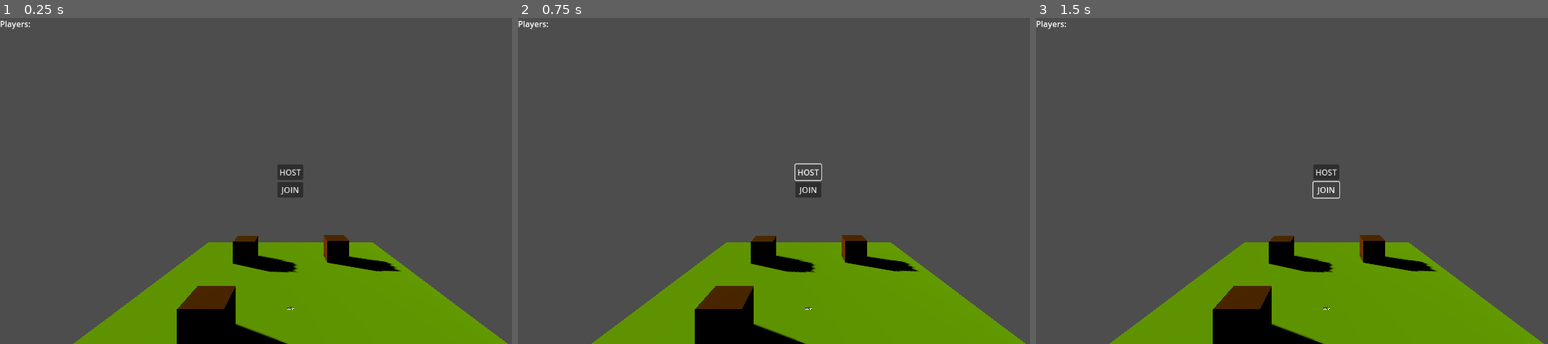
Above: before the commit, frames 1-3 (left to right).
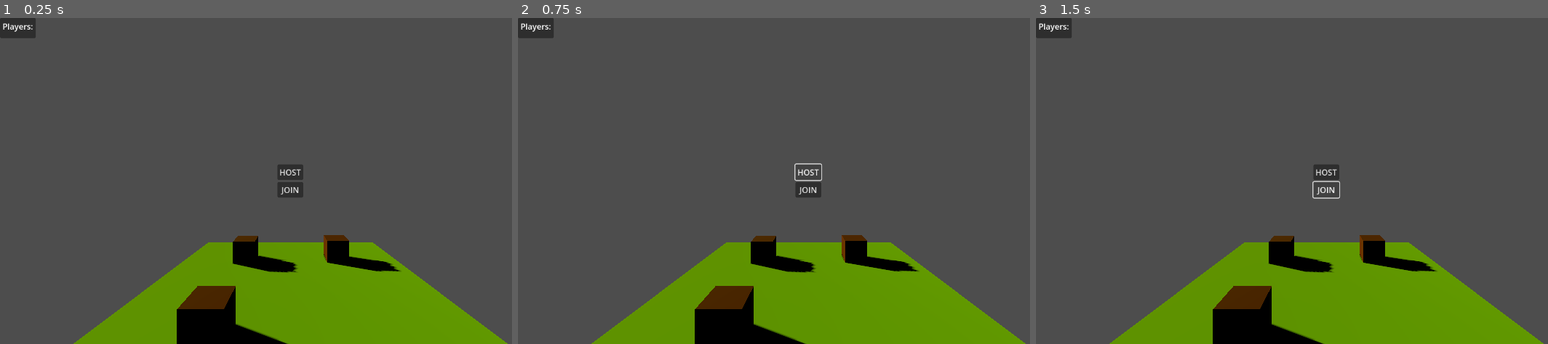
Above: after the commit, the same moments.

Repository: Gsiniguez/godot-testing
Game: Godot game, scene res://game.tscn
The game is run twice, just before and just after one commit, with the same random seed, the same clock (stepped at 60 frames per second) and the same inputs.
Inputs:
- Up to frame 1 (0.25 s): no input
- Up to frame 2 (0.75 s): click "HOST" at 0.5 s
- Up to frame 3 (1.5 s): click "JOIN" at 1.25 s

The runs differ from the first frame. In frame 1, 0.4% of the frame differs, in the area x 0-58%, y 0-90%; in frame 2, 0.4%; in frame 3, 0.4%.

Commit message:
third commit

Diff:
--- a/game.tscn
+++ b/game.tscn
@@ -4,7 +4,7 @@
 [ext_resource type="PackedScene" uid="uid://phjn4phsc3m2" path="res://maps/mapa_1.tscn" id="1_wodls"]
 [ext_resource type="PackedScene" uid="uid://dnw5dc1n6gn58" path="res://objects/camera/camera.tscn" id="3_8fxl2"]
 
-[node name="Game" type="Node3D"]
+[node name="Game" type="Node"]
 
 [node name="Network" parent="." instance=ExtResource("1_1mya3")]
 
--- a/maps/mapa_1.tscn
+++ b/maps/mapa_1.tscn
@@ -26,5 +26,20 @@
 transform = Transform3D(1, 0, 0, 0, 1, 0, 0, 0, 1, 0, 2, 6)
 script = ExtResource("3_58l8c")
 
-[node name="Label" type="Label3D" parent="Spawner"]
-text = "ASD"
+[node name="PanelContainer" type="PanelContainer" parent="."]
+offset_right = 40.0
+offset_bottom = 40.0
+
+[node name="MarginContainer" type="MarginContainer" parent="PanelContainer"]
+layout_mode = 2
+theme_override_constants/margin_left = 5
+theme_override_constants/margin_top = 5
+theme_override_constants/margin_right = 5
+theme_override_constants/margin_bottom = 5
+
+[node name="Players" type="VBoxContainer" parent="PanelContainer/MarginContainer"]
+layout_mode = 2
+
+[node name="Label" type="Label" parent="PanelContainer/MarginContainer/Players"]
+layout_mode = 2
+text = "Players:"
--- a/maps/spawner.gd
+++ b/maps/spawner.gd
@@ -1,12 +1,14 @@
 extends Node3D
 
-var local_player_character
+var Player = preload("res://player/player.tscn")
+@onready var players = $"../PanelContainer/MarginContainer/Players"
 
 func _on_network_player_spawned(peer_id):
-	print(multiplayer.get_unique_id()," _on_network_player_spawned ",peer_id )
-	var player_character = preload("res://player/player.tscn").instantiate()
-	player_character.set_multiplayer_authority(peer_id)
-	$Label.add_child(player_character)
-	$Label.text = str(get_multiplayer_authority())
-	if peer_id == multiplayer.get_unique_id():
-		local_player_character = player_character
+	var player = Player.instantiate()
+	player.set_multiplayer_authority(peer_id)
+	player.name = str(peer_id)
+	add_child(player)
+	var lab = Label.new()
+	lab.text = str(peer_id)
+	lab.name = str(peer_id)
+	players.add_child(lab)
--- a/network/network.gd
+++ b/network/network.gd
@@ -1,12 +1,11 @@
 extends Node
+
+signal player_spawned
 
 const PORT = 3005
 
+var peer = ENetMultiplayerPeer.new()
 var connected_peer_ids = []
-
-signal player_spawned
-
-var local_player_character
 
 # Called when the node enters the scene tree for the first time.
 func _ready():
@@ -16,8 +15,8 @@
 
 
 func _on_host_pressed():
-	var peer = ENetMultiplayerPeer.new()
 	peer.create_server(PORT)
+	multiplayer.multiplayer_peer = peer
 
 	if peer.get_connection_status() == MultiplayerPeer.CONNECTION_DISCONNECTED:
 		OS.alert("Error al iniciar servidor dedicado")
@@ -27,20 +26,18 @@
 	peer.peer_connected.connect(_on_peer_connected)
 	peer.peer_disconnected.connect(_on_peer_disconnected)
 
-	multiplayer.multiplayer_peer = peer
-	emit_signal("player_spawned", 1)
-	connected_peer_ids.append(peer.get_unique_id())
+	emit_signal("player_spawned", multiplayer.get_unique_id())
+	connected_peer_ids.append(multiplayer.get_unique_id())
 	$NetworkUI.hide()
 
 func _on_join_pressed():
-	var peer = ENetMultiplayerPeer.new()
 	peer.create_client("127.0.0.1", PORT)
+	multiplayer.multiplayer_peer = peer
 
 	if peer.get_connection_status() == MultiplayerPeer.CONNECTION_DISCONNECTED:
 		OS.alert("Error al conectarse al servidor deidcado")
 		return
 
-	multiplayer.multiplayer_peer = peer
 	$NetworkUI.hide()
 
 
@@ -50,19 +47,17 @@
 	rpc("add_player", new_peer_id)
 	rpc_id(new_peer_id, "add_others_players", connected_peer_ids)
 	#SERVER
-	#emit_signal("player_spawned", new_peer_id)
+	emit_signal("player_spawned", new_peer_id)
 
 @rpc
 func add_player(new_peer_id):
 	connected_peer_ids.append(new_peer_id)
 	emit_signal("player_spawned", new_peer_id)
 
-	$NetworkUI/Players/Label.text += ' ' + str(new_peer_id)
 
 @rpc
 func add_others_players(peer_ids):
 	for peer_id in peer_ids:
-		connected_peer_ids.append(peer_id)
 		emit_signal("player_spawned", peer_id)
 
 func _on_peer_disconnected(new_peer_id):
--- a/network/network.tscn
+++ b/network/network.tscn
@@ -8,15 +8,6 @@
 
 [node name="NetworkUI" parent="." instance=ExtResource("2_qrhlr")]
 
-[node name="Players" type="VBoxContainer" parent="NetworkUI"]
-layout_mode = 0
-offset_right = 40.0
-offset_bottom = 40.0
-
-[node name="Label" type="Label" parent="NetworkUI/Players"]
-layout_mode = 2
-text = "Players:"
-
 [connection signal="pressed" from="NetworkUI/HBoxContainer/VBoxContainer/Host" to="." method="_on_host_pressed"]
 [connection signal="pressed" from="NetworkUI/HBoxContainer/VBoxContainer/Join" to="." method="_on_join_pressed"]
 
--- a/player/player.gd
+++ b/player/player.gd
@@ -2,19 +2,20 @@
 
 
 func _physics_process(_delta):
-	if is_multiplayer_authority():
-		rpc("handle_position", position)
-		var direction:Vector3 = Vector3.ZERO
+	if not is_multiplayer_authority(): return
 
-		if Input.is_key_pressed(KEY_W): direction.z -= 1
-		if Input.is_key_pressed(KEY_S): direction.z += 1
-		if Input.is_key_pressed(KEY_A): direction.x -= 1
-		if Input.is_key_pressed(KEY_D): direction.x += 1
+	rpc("handle_position", position)
+	var direction:Vector3 = Vector3.ZERO
 
-		global_position += direction.normalized()
+	if Input.is_key_pressed(KEY_W): direction.z -= 1
+	if Input.is_key_pressed(KEY_S): direction.z += 1
+	if Input.is_key_pressed(KEY_A): direction.x -= 1
+	if Input.is_key_pressed(KEY_D): direction.x += 1
+
+	global_position += direction.normalized()
 
 
-@rpc("authority")
+@rpc("reliable")
 func handle_position(authority_position):
 	print("SET GLOBAL POSITION")
 	self.position = authority_position
